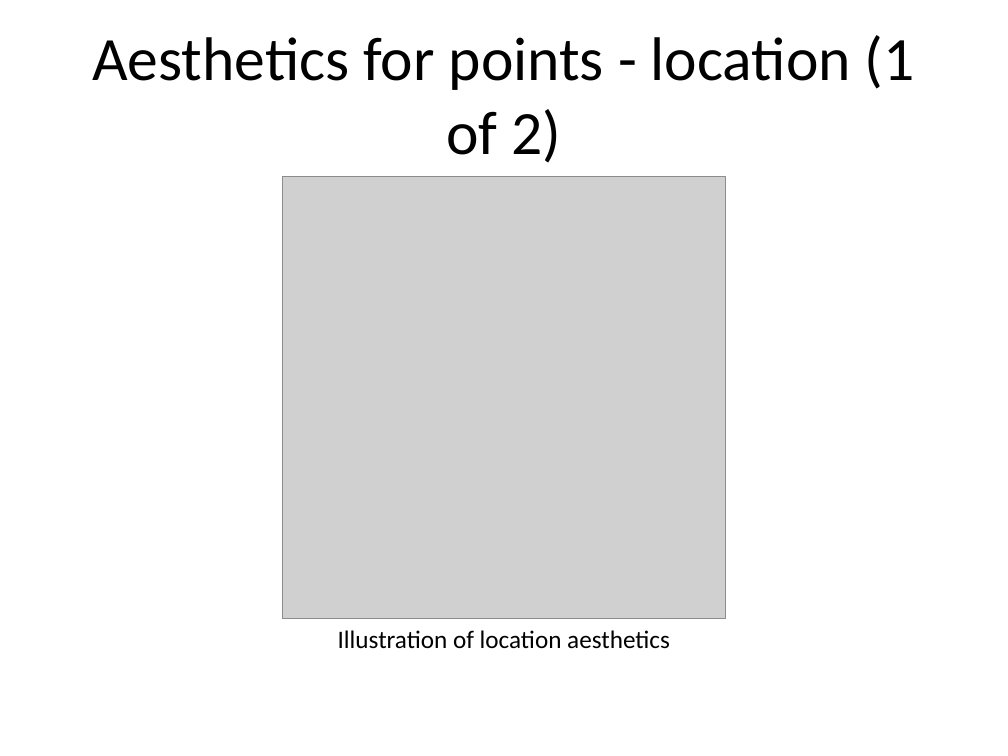
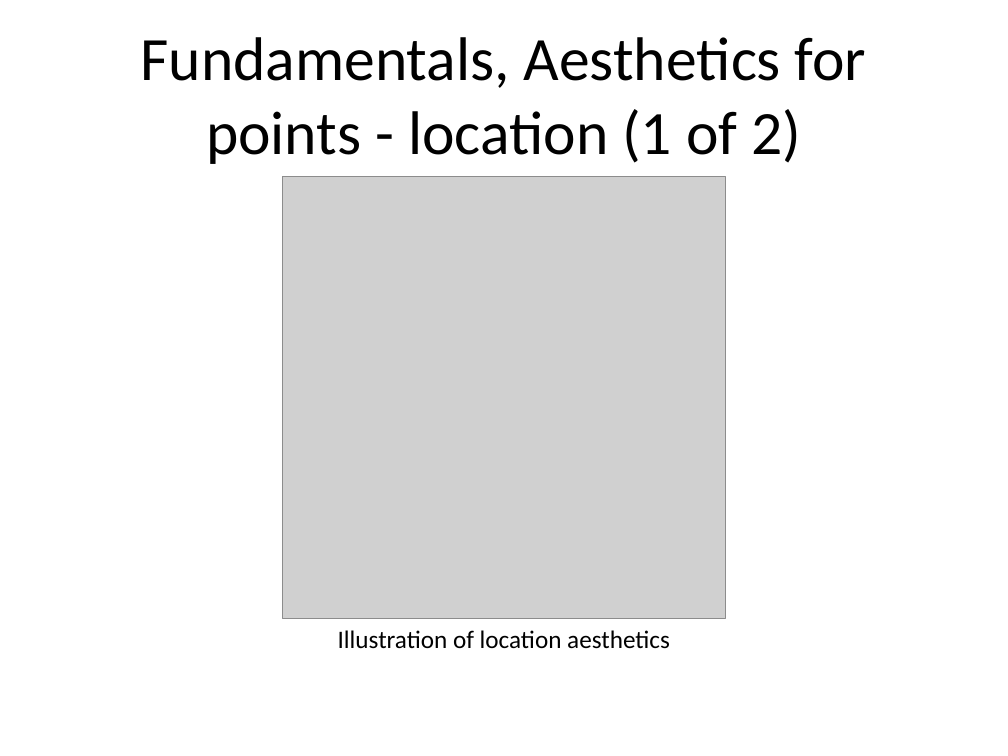
Before and after one commit to pmean/data-visualization, a slide deck: slide 10 of data-viz-01/component/fundamentals.pptx (slide 5 before the commit). Drawn at 1008x756 pixels with LibreOffice and Linux fonts; fonts in the diff are those of the drawing; grey boxes stand for pictures. Boxes give left, top, right and bottom in pixels: in the first picture for what was removed or moved away, otherwise in the second. Text is boxed around its words. In the diff, an @@ line names an element or a change of style, - is before the commit and + after.

Commit message:
Finalizing fundamentals in data-viz-01

```diff
--- a/data-viz-01/component/fundamentals.pptx
+++ b/data-viz-01/component/fundamentals.pptx
@@ title at <box>141,37,866,164</box>: text changed @@
-Aesthetics for points - location (1 of 2)
+Fundamentals, Aesthetics for points - location (1 of 2)
```
Also in this commit, not shown: 15 other slides changed, 21 slides added, 1 slide removed, 13 other files.
